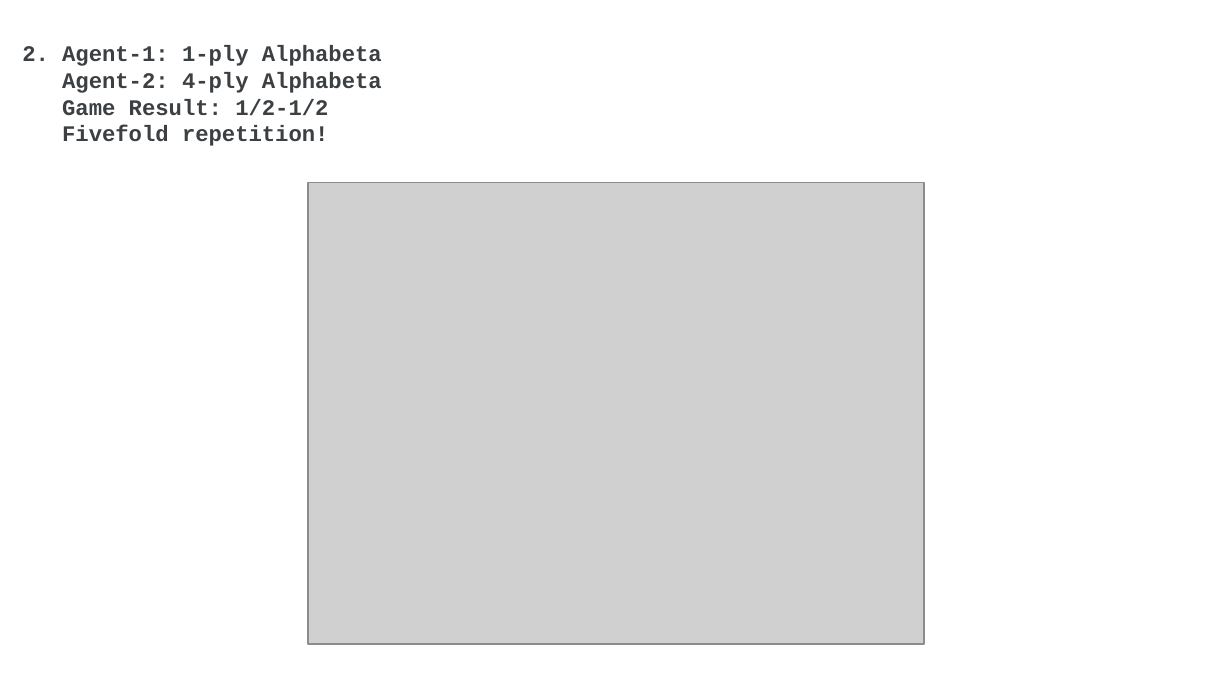
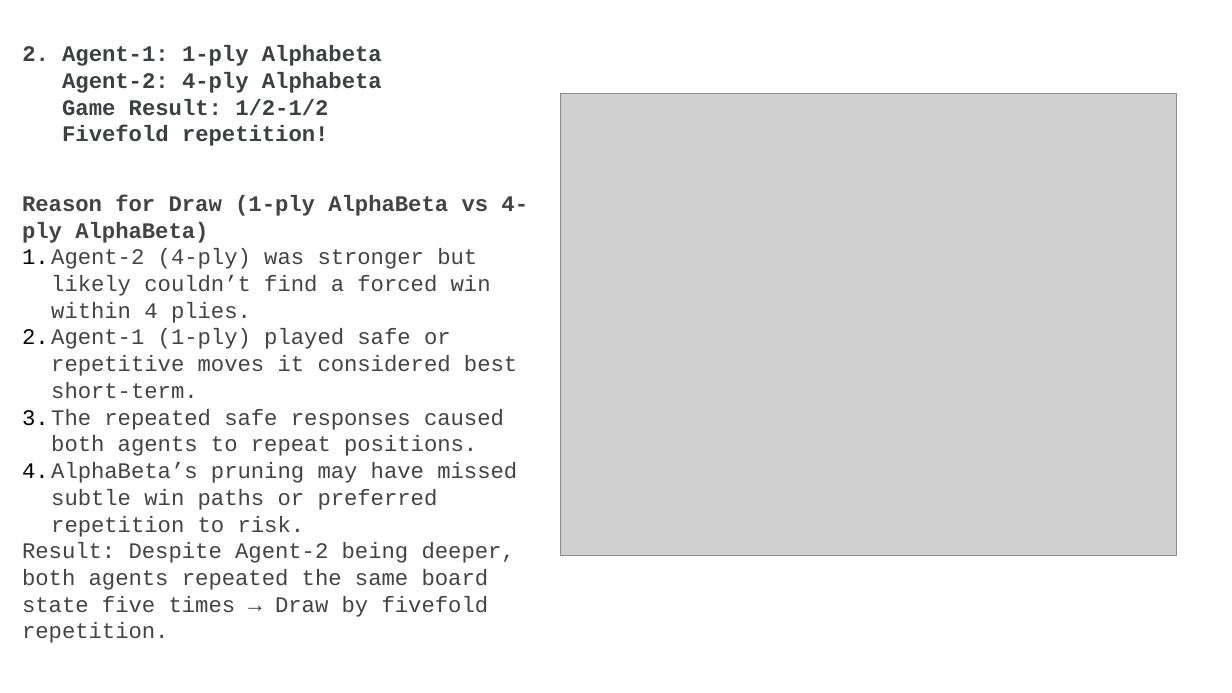
Before and after one commit to Mokshith1708/AI-Assignment-3-Game-Playing, a slide deck: slide 3 of AI_3_CS22B046_CS22B059.pptx. Drawn at 1232x693 pixels with LibreOffice and Linux fonts; fonts in the diff are those of the drawing; grey boxes stand for pictures. Boxes give left, top, right and bottom in pixels: in the first picture for what was removed or moved away, otherwise in the second. Text is boxed around its words. In the diff, an @@ line names an element or a change of style, - is before the commit and + after.

Commit message:
made changes to ppt

```diff
--- a/AI_3_CS22B046_CS22B059.pptx
+++ b/AI_3_CS22B046_CS22B059.pptx
@@ picture: place and size @@
-picture at [308,182,924,644]
+picture at [561,94,1177,556]
@@ text added at [22,195,528,643], 13 pt, text #434343 @@
+Reason for Draw (1-ply AlphaBeta vs 4-ply AlphaBeta)
+1. Agent-2 (4-ply) was stronger but likely couldn’t find a forced win within 4 plies.
+2. Agent-1 (1-ply) played safe or repetitive moves it considered best short-term.
+3. The repeated safe responses caused both agents to repeat positions.
+4. AlphaBeta’s pruning may have missed subtle win paths or preferred repetition to risk.
+Result: Despite Agent-2 being deeper, both agents repeated the same board state five times → Draw by fivefold repetition.
```
Also in this commit, not shown: 2 other slides changed.
